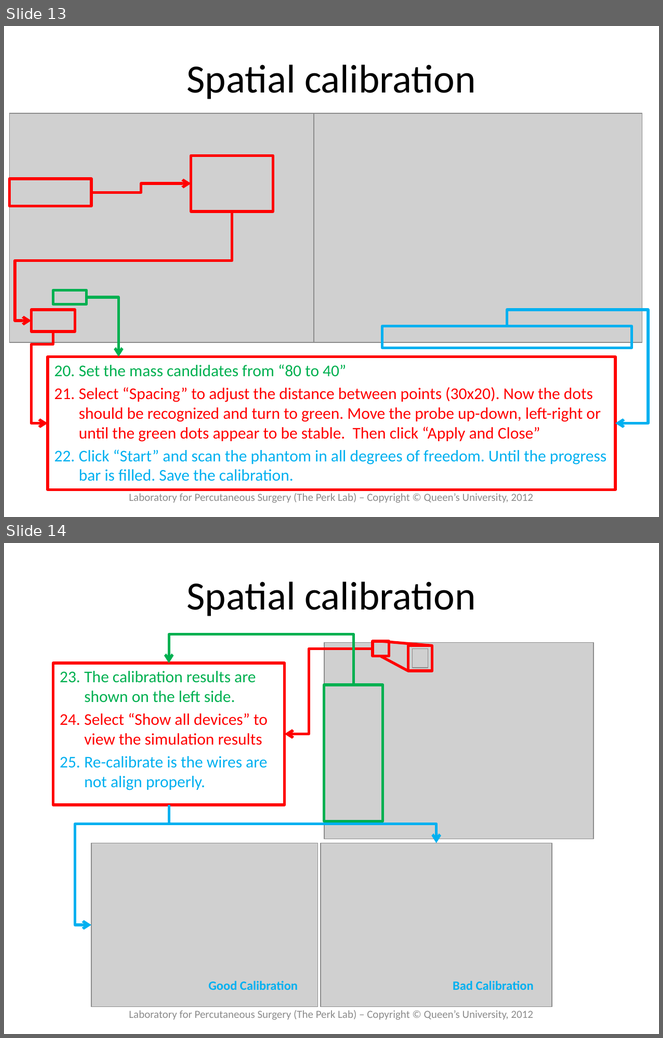
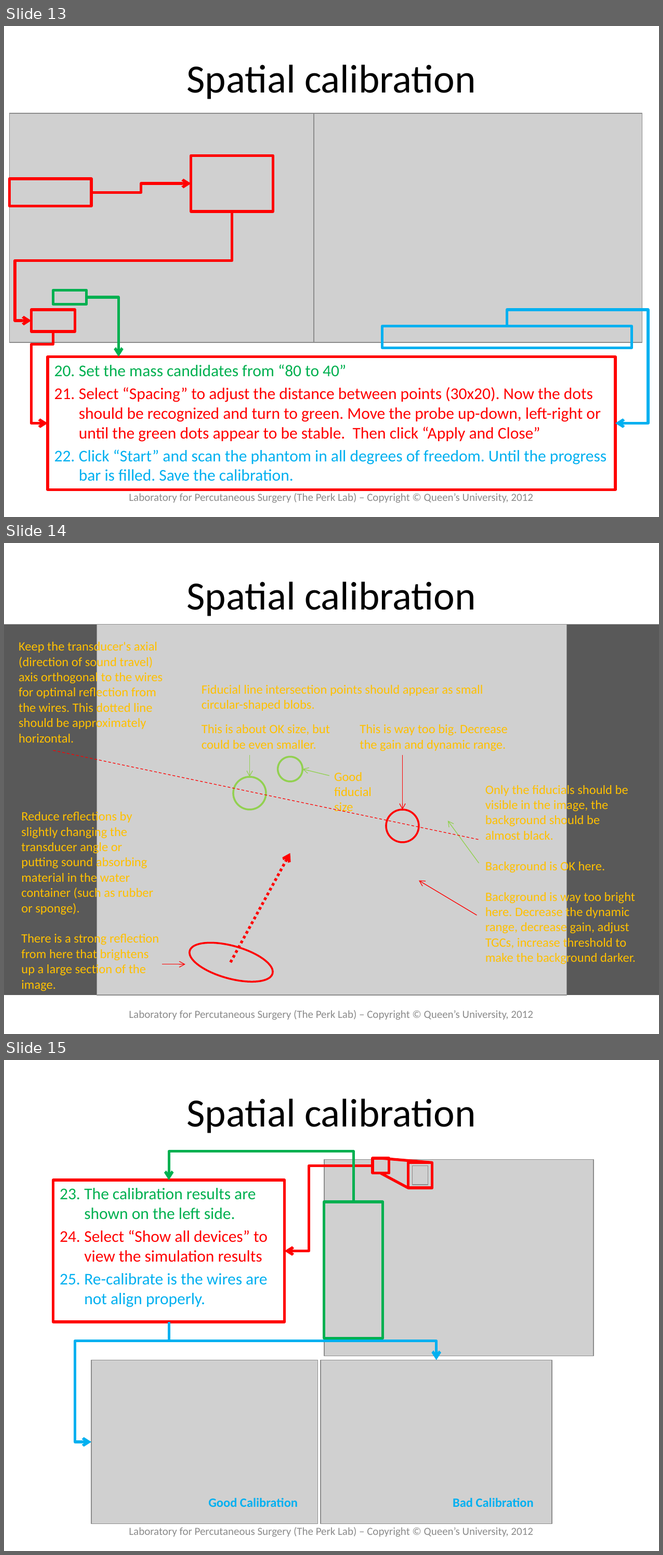
Before and after one commit to thewtex/Plus, a slide deck: doc/tutorials/PlusTutorialfCalCalibrationProcess_UpdatedDec2012.pptx. Shown one above the other, each under a label of ours: slides 13 and 14 before the commit, slides 13, 14 and 15 after it. The pictures are 663x1038 and 663x1555 pixels, drawn with LibreOffice and Linux fonts; fonts in the diff are those of the drawing; grey boxes stand for pictures. Boxes give left, top, right and bottom in pixels: in the first picture for what was removed or moved away, otherwise in the second. Text is boxed around its words. In the diff, an @@ line names an element or a change of style, - is before the commit and + after.

Commit message:
Added slide to the fCal calibration tutorial about imaging parameters setting

```diff
--- a/doc/tutorials/PlusTutorialfCalCalibrationProcess_UpdatedDec2012.pptx
+++ b/doc/tutorials/PlusTutorialfCalCalibrationProcess_UpdatedDec2012.pptx
@@ slide 14 added at (4,543,659,1034), background #FFFFFF @@
@@ title added at (187,581,476,616), 44 pt, text #000000 @@
+Spatial calibration
@@ rectangle added at (4,624,659,995), fill #595959 @@
@@ picture added at (97,624,567,995) @@
@@ text added at (19,640,163,743), 14 pt, text #FFC000 @@
+Keep the transducer's axial (direction of sound travel) axis orthogonal to the wires for optimal reflection from the wires. This dotted line should be approximately horizontal.
@@ text added at (202,685,483,711), 14 pt, text #FFC000 @@
+Fiducial line intersection points should appear as small circular-shaped blobs.
@@ text added at (202,724,330,749), 14 pt, text #FFC000 @@
+This is about OK size, but could be even smaller.
@@ text added at (360,724,508,752), 14 pt, text #FFC000 @@
+This is way too big. Decrease the gain and dynamic range.
@@ line added from (53, 750) to (479, 840), #FF0000 0.75 pt dashed @@
@@ arrow added from (249, 755) to (249, 777), #92D050 0.75 pt @@
@@ ellipse added at (278,757,303,782), outline #92D050 2 pt @@
@@ arrow added from (402, 755) to (402, 810), #FF0000 0.75 pt @@
@@ arrow added from (330, 775) to (303, 769), #92D050 0.75 pt @@
@@ text added at (334,772,372,814), 14 pt, text #FFC000 @@
+Good fiducial size
@@ ellipse added at (233,777,266,810), outline #92D050 2 pt @@
@@ text added at (486,784,636,965), 14 pt, text #FFC000 @@
+Only the fiducials should be visible in the image, the background should be almost black.
+Background is OK here.
+Background is way too bright here. Decrease the dynamic range, decrease gain, adjust TGCs, increase threshold to make the background darker.
@@ text added at (21,810,159,991), 14 pt, text #FFC000 @@
+Reduce reflections by slightly changing the transducer angle or putting sound absorbing material in the water container (such as rubber or sponge).
+There is a strong reflection from here that brightens up a large section of the image.
@@ ellipse added at (386,810,419,843), outline #FF0000 2 pt @@
@@ arrow added from (479, 863) to (448, 821), #92D050 0.75 pt @@
@@ arrow added from (231, 963) to (291, 853), #FF0000 3 pt dashed @@
@@ arrow added from (477, 915) to (419, 881), #FF0000 0.75 pt @@
@@ ellipse added at (185,935,277,990), outline #FF0000 2 pt @@
@@ arrow added from (163, 965) to (185, 965), #FF0000 0.75 pt @@
@@ text added at (129,1010,533,1020), 12 pt, text #8C8C8C @@
+Laboratory for Percutaneous Surgery (The Perk Lab) – Copyright © Queen’s University, 2012
@@ what was slide 14 is now slide 15 @@
```
